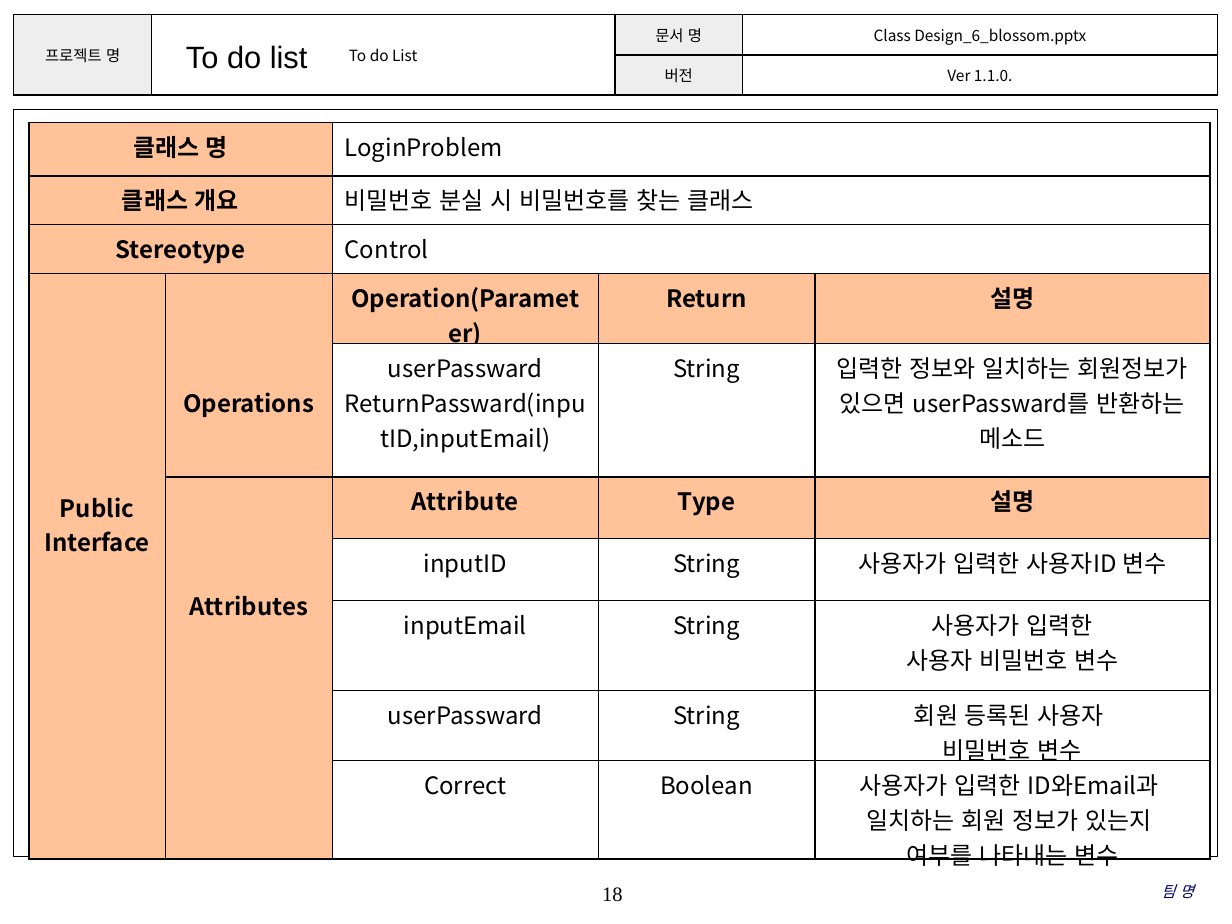
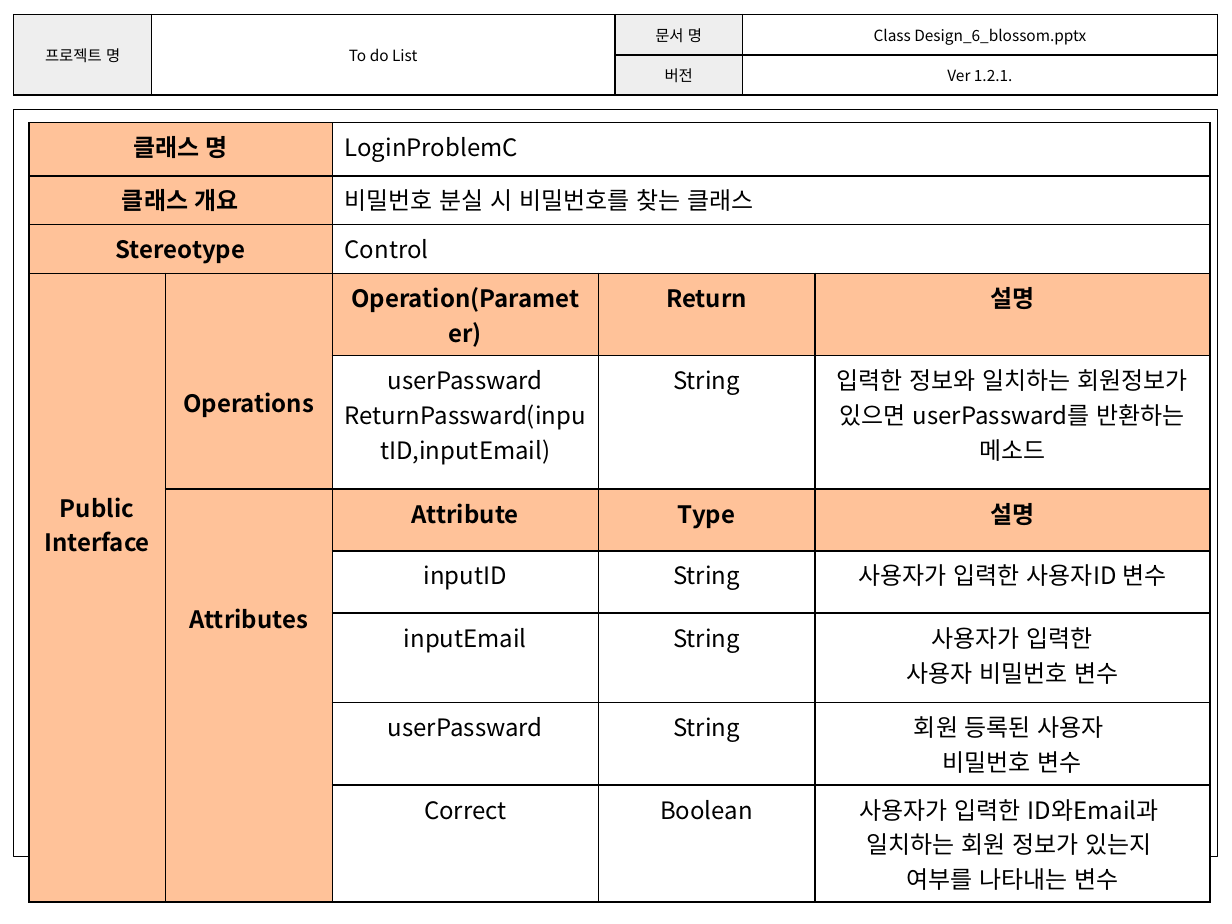
Before and after one commit to SE-admin/SE2017_6_blossom, a slide deck: slide 18 of doc/3_ 설계서/Class Design_6_blossom.pptx. Drawn at 1232x924 pixels with LibreOffice and Linux fonts; fonts in the diff are those of the drawing; background and template pictures are left out. Boxes give left, top, right and bottom in pixels: in the first picture for what was removed or moved away, otherwise in the second. Text is boxed around its words. In the diff, an @@ line names an element or a change of style, - is before the commit and + after.

```diff
--- a/doc/3_ 설계서/Class Design_6_blossom.pptx
+++ b/doc/3_ 설계서/Class Design_6_blossom.pptx
@@ table at [14, 15, 1217, 95] @@
-row 2, column 4: Ver 1.1.0.
+row 2, column 4: Ver 1.2.1.
@@ text removed at [186, 45, 308, 69] @@
-To do list
@@ table at [28, 123, 1211, 894] @@
-row 1, column 3: LoginProblem
+row 1, column 3: LoginProblemC
```
Also in this commit, not shown: 22 other slides changed.
